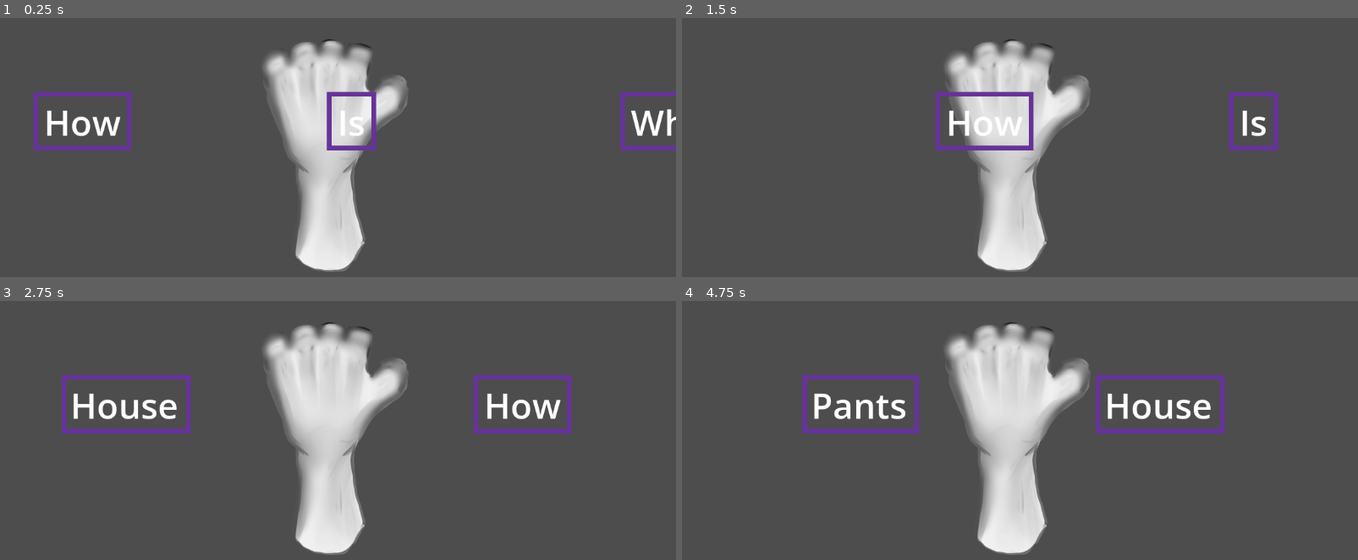
Above: before the commit, frames 1-4 (two rows, left to right).
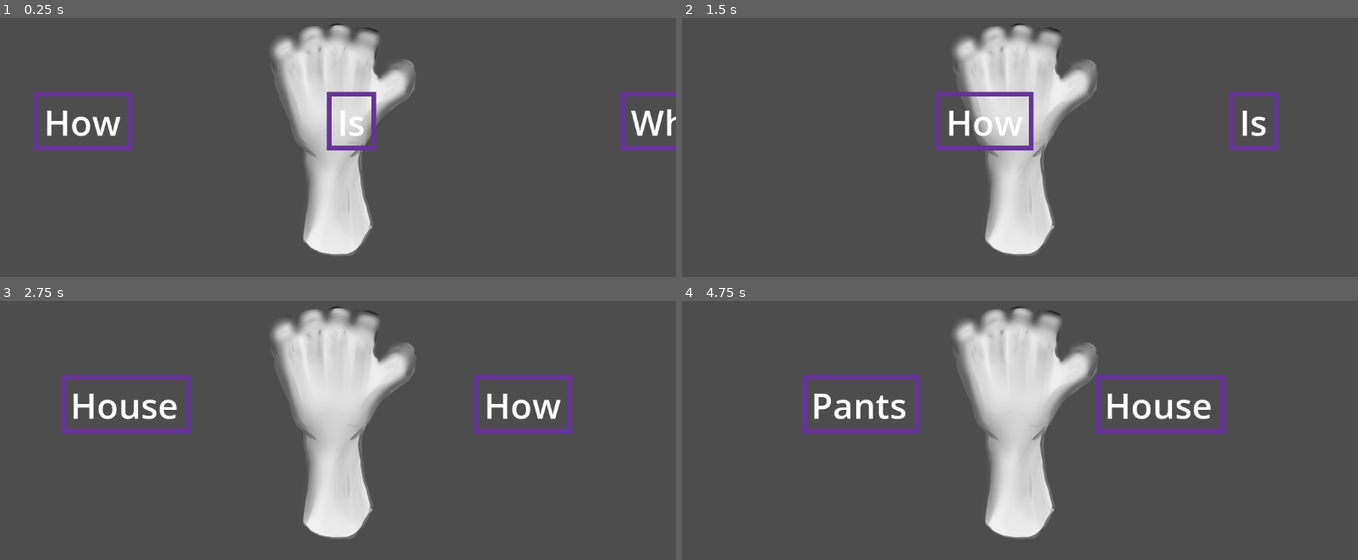
Above: after the commit, the same moments.

Repository: bunnybunnybun/AI-Takeover
Game: Godot game, scene res://scenes/main.tscn
Same seed, same stepped clock (60 frames per second), same inputs: the game is played once before the commit and once after it. The engine's default icon, where the game draws it, is replaced by a stand-in: a white triangle on a blue panel in a dark square.
Inputs (mouse positions are in pixels of both pictures, inside the frame that each line leads up to):
- Up to frame 1 (0.25 s): no input
- Up to frame 2 (1.5 s): tap Enter (ui_accept) at 0.5, 0.77 s; move the mouse to (1168, 77) at 0.52 s; click (1168, 77) at 0.67 s; move the mouse to (884, 116) at 1.27 s; click (884, 116) at 1.42 s
- Up to frame 3 (2.75 s): tap Enter (ui_accept) at 1.52 s; move the mouse to (outside the picture) at 2.02 s; click (outside the picture) at 2.17 s
- Up to frame 4 (4.75 s): move the mouse to (986, 456) at 2.77 s; click (986, 456) at 2.92 s; tap Enter (ui_accept) at 3.02, 3.77, 4.52 s; move the mouse to (1222, 438) at 3.52 s; click (1222, 438) at 3.67 s; move the mouse to (817, 324) at 4.27 s; click (817, 324) at 4.42 s

The runs differ from the first frame. In frame 1, 6.2% of the frame differs, in the area x 38-62%, y 2-99%; in frame 2, 6.0%; in frame 3, 6.3%; in frame 4, 6.3%.

Commit message:
fix pushing words

Diff:
--- a/ai-takeover/project.godot
+++ b/ai-takeover/project.godot
@@ -29,7 +29,7 @@
 }
 telegraph_button={
 "deadzone": 0.2,
-"events": [Object(InputEventJoypadButton,"resource_local_to_scene":false,"resource_name":"","device":-1,"button_index":0,"pressure":0.0,"pressed":true,"script":null)
+"events": [Object(InputEventJoypadButton,"resource_local_to_scene":false,"resource_name":"","device":-1,"button_index":0,"pressure":0.0,"pressed":false,"script":null)
 ]
 }
 
--- a/ai-takeover/scenes/main.tscn
+++ b/ai-takeover/scenes/main.tscn
@@ -12,7 +12,7 @@
 visible = false
 
 [node name="WordPush" parent="." unique_id=379484559 instance=ExtResource("3_jyhfs")]
-position = Vector2(540, 150)
+position = Vector2(553, 123)
 scale = Vector2(0.5, 0.5)
 
 [node name="River" parent="." unique_id=256900186 instance=ExtResource("4_jyhfs")]
--- a/ai-takeover/scripts/main.gd
+++ b/ai-takeover/scripts/main.gd
@@ -6,18 +6,17 @@
 func _ready() -> void:
 	_level_load()
 
-
 # Called every frame. 'delta' is the elapsed time since the previous frame.
 func _process(_delta: float) -> void:
-	if word_array.size() == 5:
+	if len(word_array) == 5:
 		if word_array == ["I","Will","Help","The","Nation"]:
 			score += 1
 
 func _level_load ()-> void:
-	var words = get_node_or_null("words")
+	var words = get_node_or_null("River")
 	if words:
-		for word in words:
-			word.word_pushed.connect(_on_word_pushed)
+		words.word_pushed.connect(_on_word_pushed)
+
 func _on_word_pushed(word) -> void:
 	word_array.append(word.name)
 	print(word_array)
